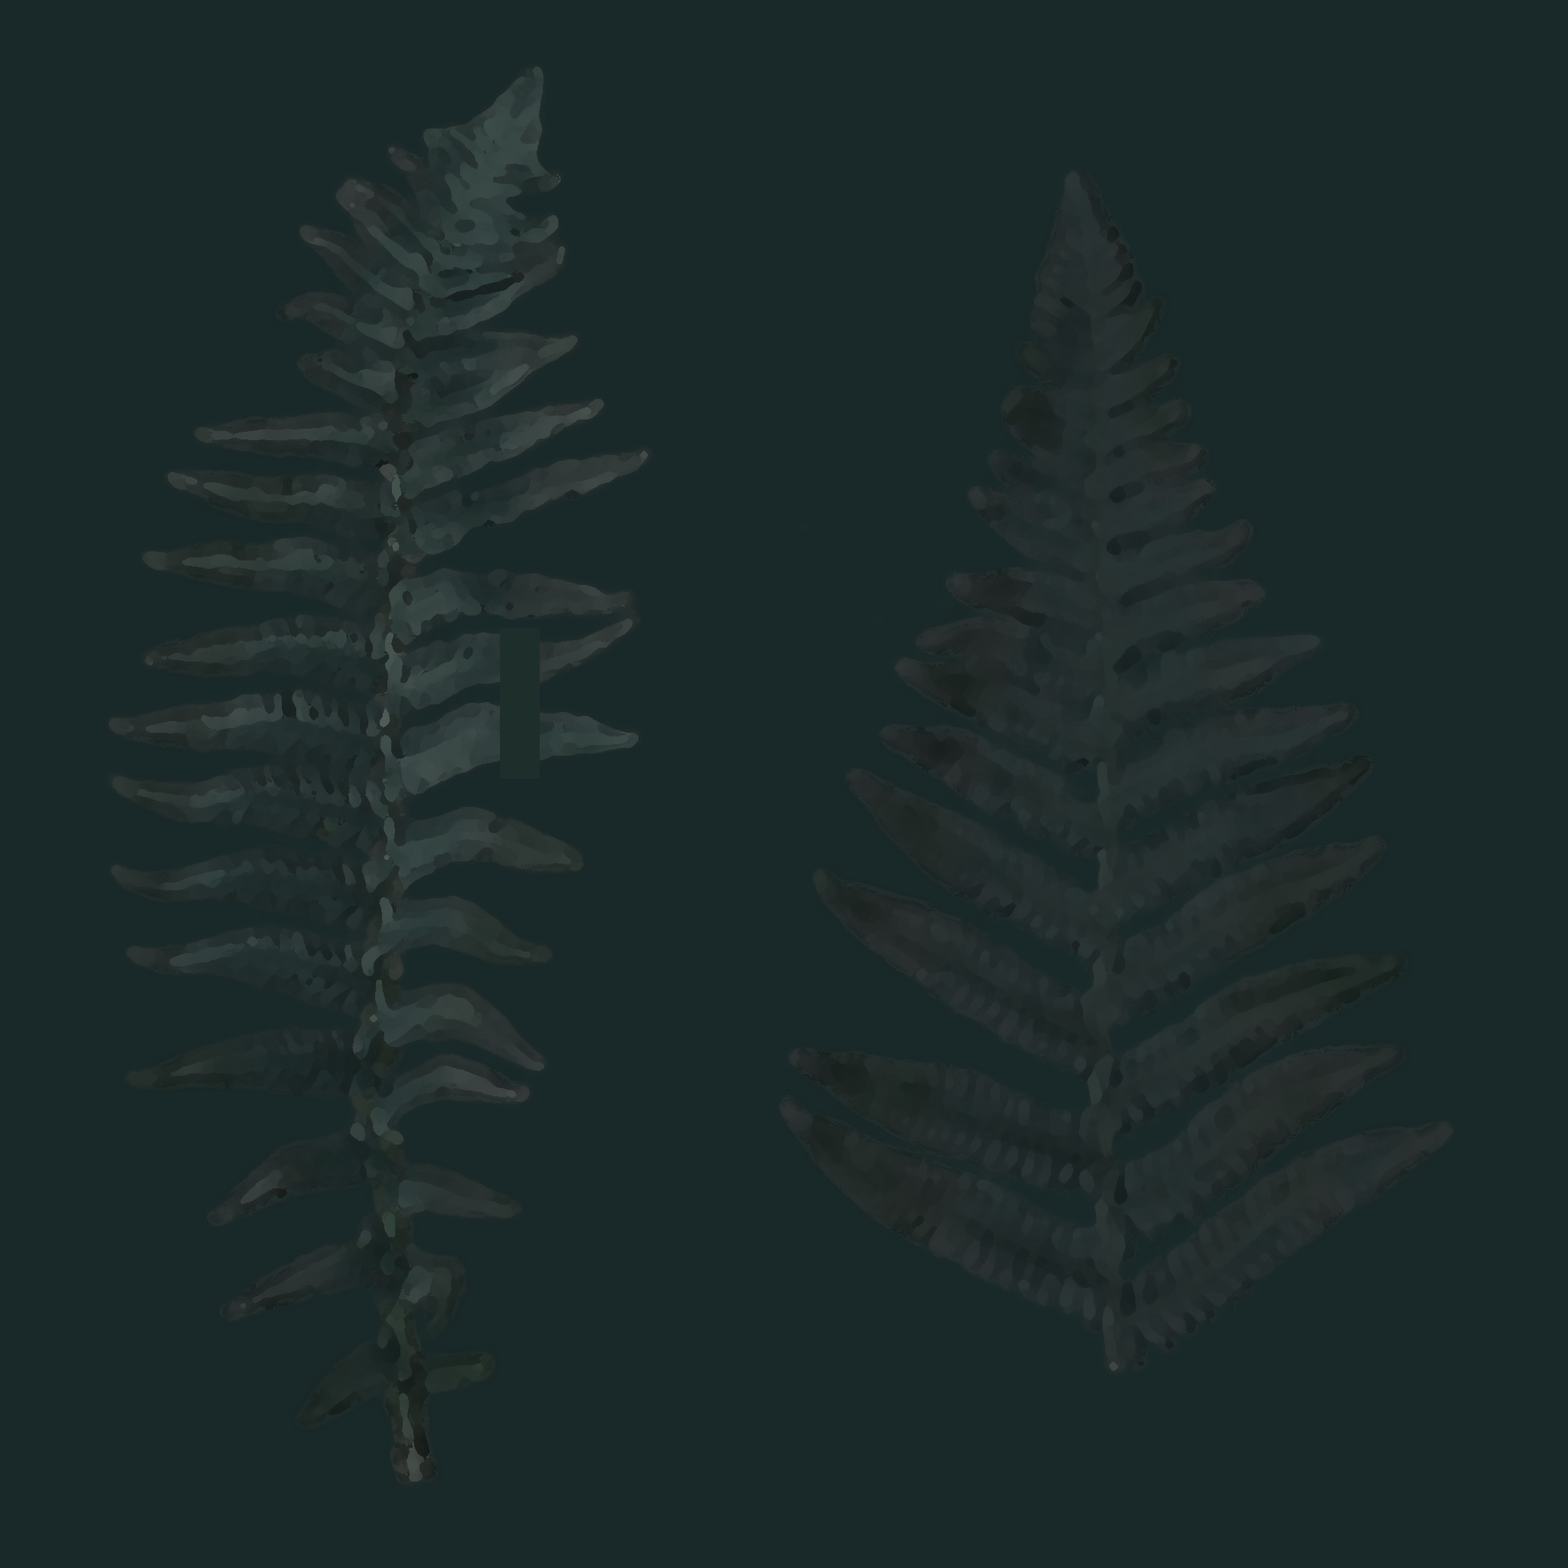
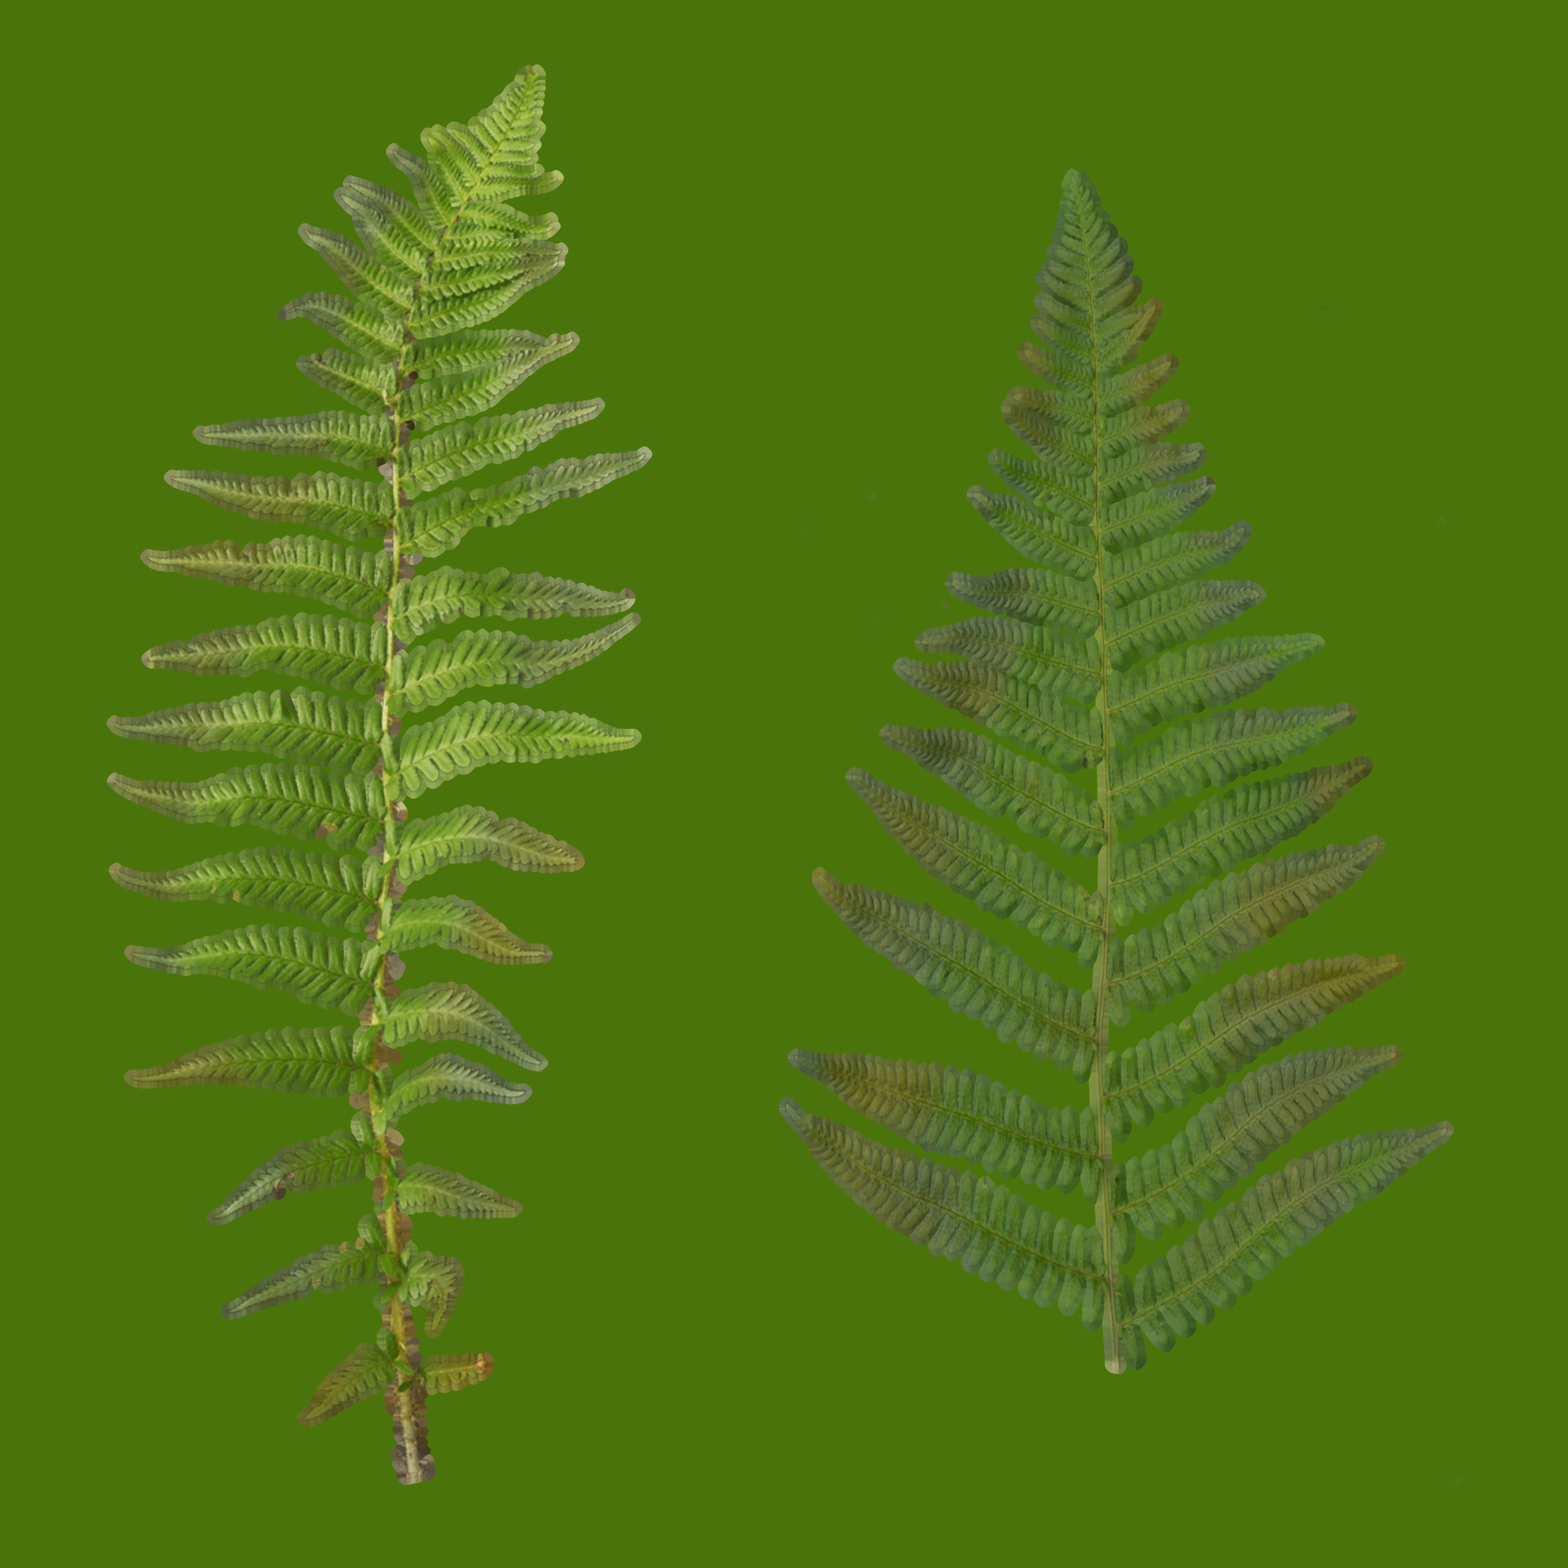
Revision of a layered 1568×1568 image; what changed, layer by layer:
removed layer "Layer 3" over (x1=499, y1=627, x2=540, y2=779)
removed layer "Background" over (x1=0, y1=0, x2=1568, y2=1568)